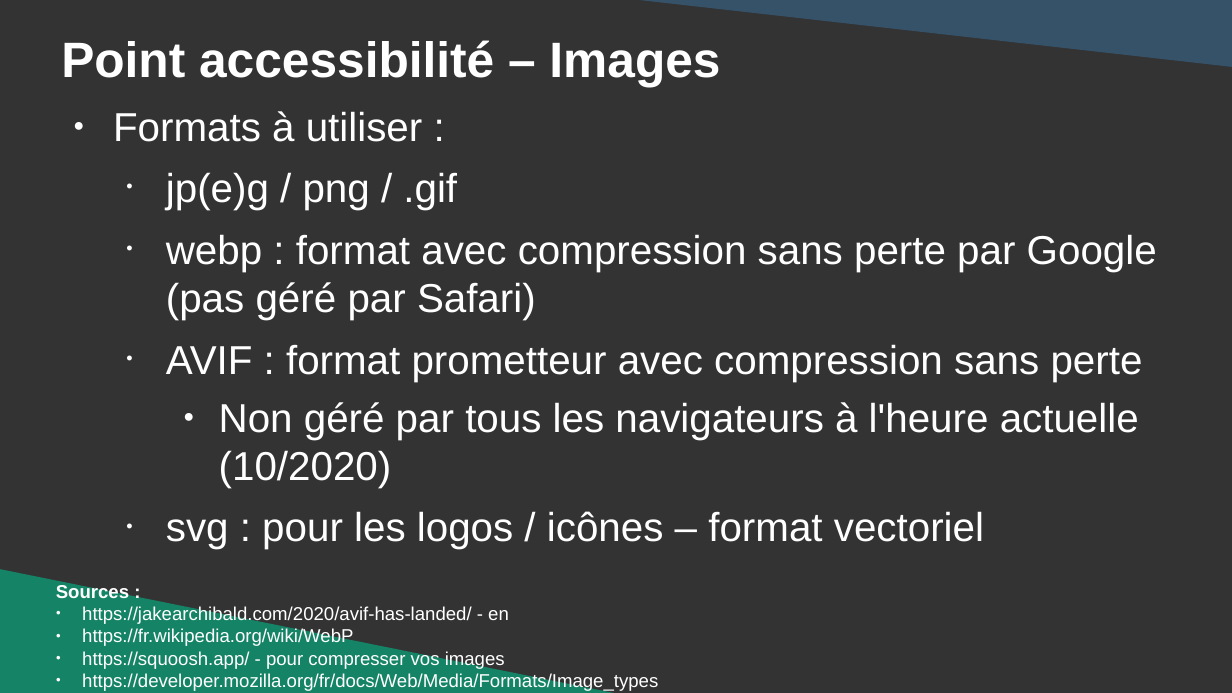
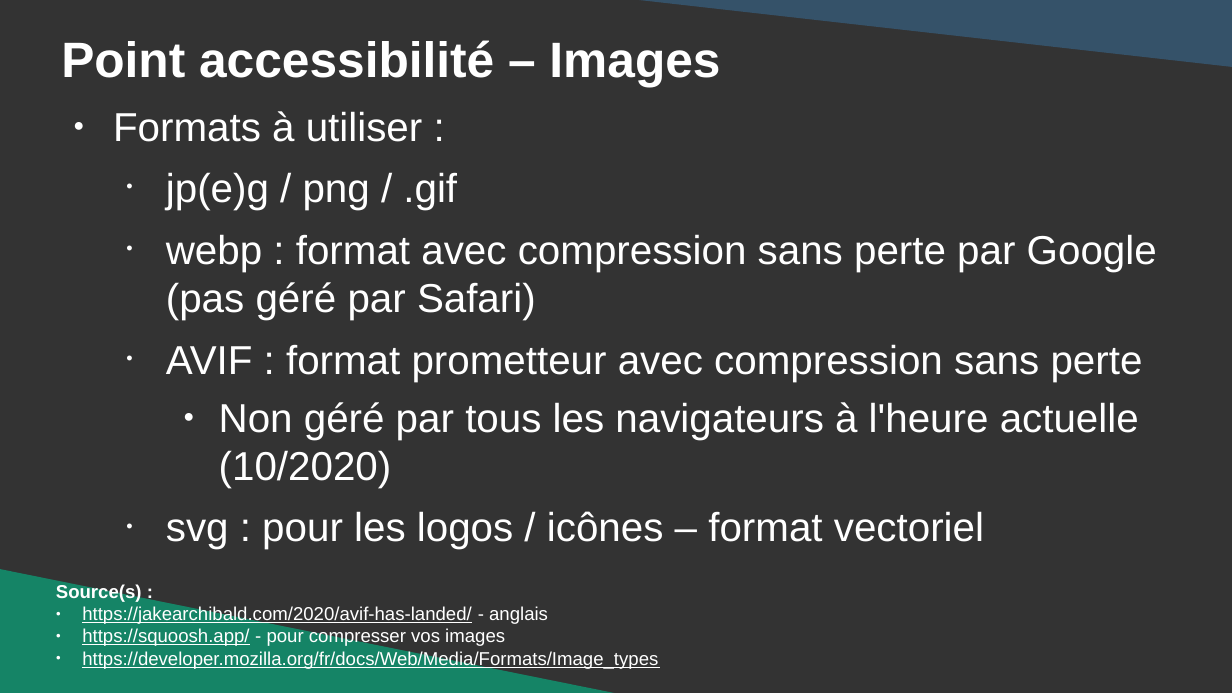
Before and after one commit to DanYellow/cours, a slide deck: slide 55 of integration-web-s1/travaux-pratiques/numero-1/presentation.odp. Drawn at 1232x693 pixels with LibreOffice and Linux fonts; fonts in the diff are those of the drawing. Boxes give left, top, right and bottom in pixels: in the first picture for what was removed or moved away, otherwise in the second. Text is boxed around its words. In the diff, an @@ line names an element or a change of style, - is before the commit and + after.

```diff
--- a/integration-web-s1/travaux-pratiques/numero-1/presentation.odp
+++ b/integration-web-s1/travaux-pratiques/numero-1/presentation.odp
@@ text at [56,583,548,625]: text changed @@
-Sources :
-● https://jakearchibald.com/2020/avif-has-landed/ - en
-● https://fr.wikipedia.org/wiki/WebP
+Source(s) :
+● https://jakearchibald.com/2020/avif-has-landed/ - anglais
@@ text at [82,628,658,669]: underline on in "https://squoosh.app/", "https://developer.mozilla.org/fr/docs/Web/Media/Formats/Imag ..." @@
```
Also in this commit, not shown: 4 other slides changed, 2 other files.
